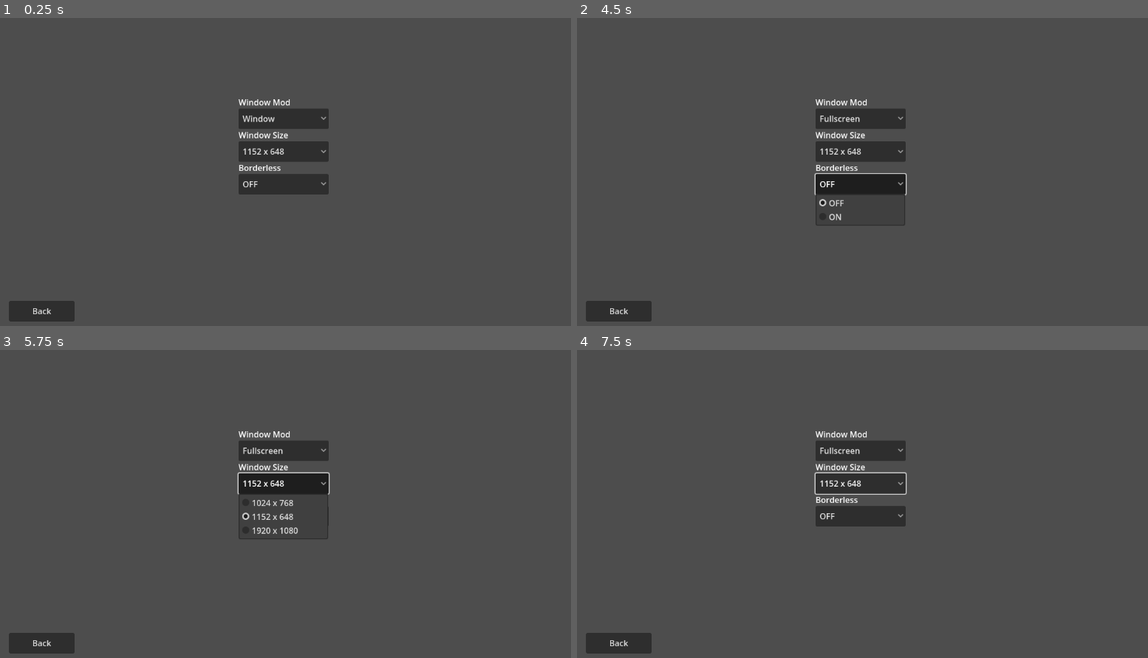
Above: before the commit, frames 1-4 (two rows, left to right).
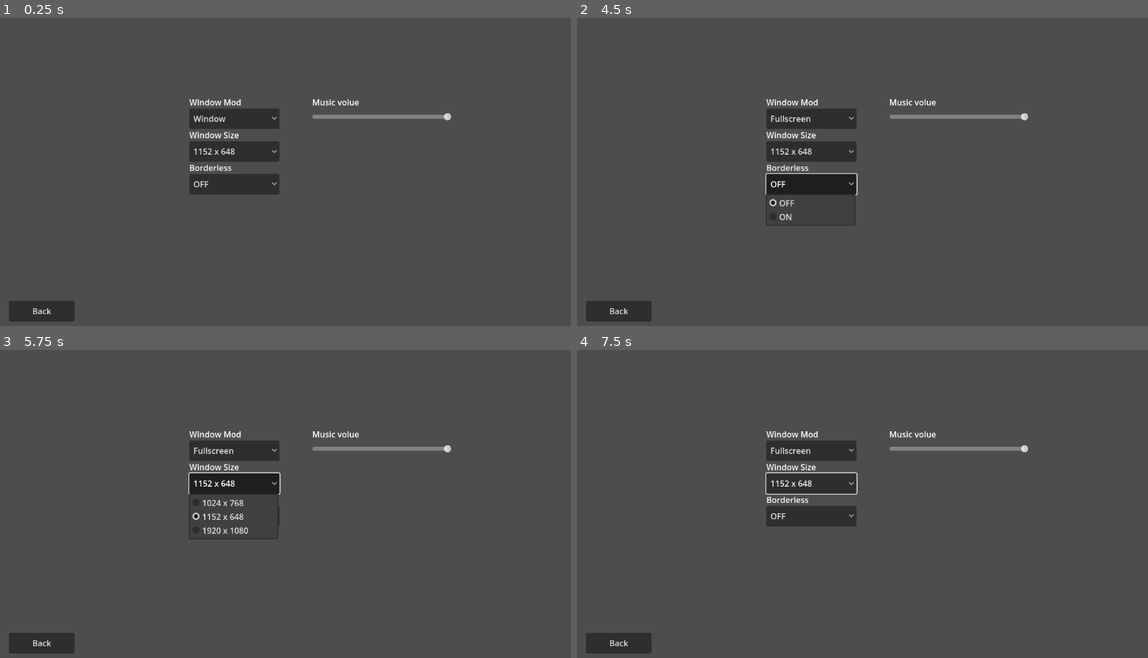
Above: after the commit, the same moments.

Repository: GIRA-AKI/Isekai
Game: Godot game, scene res://setting-manu.tscn
The game is run twice, just before and just after one commit, with the same random seed, the same clock (stepped at 60 frames per second) and the same inputs. This scene is started directly instead of the project's main scene.
Inputs (mouse positions are in pixels of both pictures, inside the frame that each line leads up to):
- Up to frame 1 (0.25 s): no input
- Up to frame 2 (4.5 s): click "Back" at 0.5 s; click (799, 138) at 1.27 s; type "Alex" at 1.35 s; click (799, 181) at 1.5 s; type "12" at 1.58 s; click "Setting" at 2 s; click "Window" at 2.75 s; click "1152 x 648" at 3.5 s; click "OFF" at 4.25 s
- Up to frame 3 (5.75 s): click "1152 x 648" at 5 s
- Up to frame 4 (7.5 s): click "OFF" at 5.75 s; click "1152 x 648" at 6.5 s; click "OFF" at 7.25 s

The runs differ from the first frame. In frame 1, 4.4% of the frame differs, in the area x 33-80%, y 26-58%; in frame 2, 4.7%, in the area x 32-80%, y 26-68%; in frame 3, 3.9%; in frame 4, 4.5%.

Commit message:
bg song & update lobby

Diff:
--- /dev/null
+++ b/bgm.tscn
@@ -0,0 +1,10 @@
+[gd_scene load_steps=2 format=3 uid="uid://bumpj1mv2rmxs"]
+
+[ext_resource type="AudioStream" uid="uid://cwcaj4m25fp0p" path="res://Medieval Flute Relaxing Music.mp3" id="2_hri46"]
+
+[node name="BGM" type="Node"]
+
+[node name="AudioStreamPlayer" type="AudioStreamPlayer" parent="."]
+stream = ExtResource("2_hri46")
+autoplay = true
+parameters/looping = true
--- a/data/Base_system.gd
+++ b/data/Base_system.gd
@@ -1,6 +1,8 @@
 extends Node
 
 var TL
+var bus_name = AudioServer.get_bus_index("Master")
+var vol_bg = 5
 
 # Called when the node enters the scene tree for the first time.
 func _ready() -> void:
@@ -10,8 +12,8 @@
 		TL = 1
 	else:
 		TL = 0
+
 	pass # Replace with function body.
-
 
 # Called every frame. 'delta' is the elapsed time since the previous frame.
 func _process(delta: float) -> void:
--- /dev/null
+++ b/default_bus_layout.tres
@@ -0,0 +1,3 @@
+[gd_resource type="AudioBusLayout" format=3 uid="uid://bxxd0go2q228r"]
+
+[resource]
--- a/lobby.gd
+++ b/lobby.gd
@@ -11,3 +11,12 @@
 # Called every frame. 'delta' is the elapsed time since the previous frame.
 func _process(delta: float) -> void:
 	pass
+
+
+func _on_back_pressed() -> void:
+	get_tree().change_scene_to_file("res://set_new_game.tscn")
+	pass # Replace with function body.
+
+
+func _on_start_pressed() -> void:
+	pass # Replace with function body.
--- a/lobby.tscn
+++ b/lobby.tscn
@@ -13,11 +13,146 @@
 grow_horizontal = 2
 grow_vertical = 2
 
-[node name="Label" type="Label" parent="Control"]
+[node name="name room" type="Label" parent="Control"]
 layout_mode = 0
-offset_left = 104.0
-offset_top = 32.0
+offset_left = 64.0
+offset_top = 40.0
+offset_right = 166.0
+offset_bottom = 63.0
+text = "Room name: "
+
+[node name="room" type="Label" parent="Control"]
+layout_mode = 0
+offset_left = 168.0
+offset_top = 40.0
 offset_right = 280.0
-offset_bottom = 64.0
+offset_bottom = 63.0
+text = "text"
+
+[node name="ip" type="Label" parent="Control"]
+layout_mode = 0
+offset_left = 64.0
+offset_top = 64.0
+offset_right = 240.0
+offset_bottom = 96.0
 text = "ip room"
 vertical_alignment = 1
+
+[node name="player" type="ColorRect" parent="Control"]
+layout_mode = 0
+offset_left = 512.0
+offset_top = 160.0
+offset_right = 960.0
+offset_bottom = 216.0
+color = Color(0.051971, 0.051971, 0.051971, 1)
+
+[node name="name" type="Label" parent="Control/player"]
+layout_mode = 0
+offset_left = 16.0
+offset_right = 200.0
+offset_bottom = 56.0
+text = "name"
+vertical_alignment = 1
+
+[node name="class" type="Label" parent="Control/player"]
+layout_mode = 0
+offset_left = 224.0
+offset_right = 432.0
+offset_bottom = 56.0
+text = "class"
+horizontal_alignment = 1
+vertical_alignment = 1
+
+[node name="player2" type="ColorRect" parent="Control"]
+layout_mode = 0
+offset_left = 512.0
+offset_top = 240.0
+offset_right = 960.0
+offset_bottom = 296.0
+color = Color(0.051971, 0.051971, 0.051971, 1)
+
+[node name="name" type="Label" parent="Control/player2"]
+layout_mode = 0
+offset_left = 16.0
+offset_right = 200.0
+offset_bottom = 56.0
+text = "name"
+vertical_alignment = 1
+
+[node name="class" type="Label" parent="Control/player2"]
+layout_mode = 0
+offset_left = 224.0
+offset_right = 432.0
+offset_bottom = 56.0
+text = "class"
+horizontal_alignment = 1
+vertical_alignment = 1
+
+[node name="player3" type="ColorRect" parent="Control"]
+layout_mode = 0
+offset_left = 512.0
+offset_top = 320.0
+offset_right = 960.0
+offset_bottom = 376.0
+color = Color(0.051971, 0.051971, 0.051971, 1)
+
+[node name="name" type="Label" parent="Control/player3"]
+layout_mode = 0
+offset_left = 16.0
+offset_right = 200.0
+offset_bottom = 56.0
+text = "name"
+vertical_alignment = 1
+
+[node name="class" type="Label" parent="Control/player3"]
+layout_mode = 0
+offset_left = 224.0
+offset_right = 432.0
+offset_bottom = 56.0
+text = "class"
+horizontal_alignment = 1
+vertical_alignment = 1
+
+[node name="player4" type="ColorRect" parent="Control"]
+layout_mode = 0
+offset_left = 512.0
+offset_top = 400.0
+offset_right = 960.0
+offset_bottom = 456.0
+color = Color(0.051971, 0.051971, 0.051971, 1)
+
+[node name="name" type="Label" parent="Control/player4"]
+layout_mode = 0
+offset_left = 16.0
+offset_right = 200.0
+offset_bottom = 56.0
+text = "name"
+vertical_alignment = 1
+
+[node name="class" type="Label" parent="Control/player4"]
+layout_mode = 0
+offset_left = 224.0
+offset_right = 432.0
+offset_bottom = 56.0
+text = "class"
+horizontal_alignment = 1
+vertical_alignment = 1
+
+[node name="back" type="Button" parent="Control"]
+layout_mode = 0
+offset_left = 32.0
+offset_top = 576.0
+offset_right = 160.0
+offset_bottom = 616.0
+text = "<BACK>"
+
+[node name="Start" type="Button" parent="Control"]
+layout_mode = 0
+offset_left = 992.0
+offset_top = 576.0
+offset_right = 1120.0
+offset_bottom = 616.0
+text = "<START>"
+
+[connection signal="pressed" from="Control/back" to="." method="_on_back_pressed"]
+[connection signal="pressed" from="Control/Start" to="." method="_on_start_pressed"]
--- a/project.godot
+++ b/project.godot
@@ -20,6 +20,7 @@
 
 ServiceDiscovery="*res://addons/lan_servers_discovery/servers_discovery.gd"
 BaseSystem="*res://data/Base_system.gd"
+Bgm="*res://bgm.tscn"
 
 [editor_plugins]
 
--- a/setting-manu.tscn
+++ b/setting-manu.tscn
@@ -14,48 +14,54 @@
 grow_vertical = 2
 
 [node name="window text" type="Label" parent="Control"]
-layout_mode = 0
-anchor_left = 0.416667
+layout_mode = 1
+anchors_preset = -1
+anchor_left = 0.333333
 anchor_top = 0.271605
-anchor_right = 0.503472
+anchor_right = 0.420138
 anchor_bottom = 0.307099
 offset_top = 1.52588e-05
 text = "<WIN_MOD>"
 metadata/_edit_use_anchors_ = true
 
 [node name="windon-mod" type="OptionButton" parent="Control"]
-layout_mode = 0
-anchor_left = 0.416667
+layout_mode = 1
+anchors_preset = -1
+anchor_left = 0.333333
 anchor_top = 0.308642
-anchor_right = 0.569444
+anchor_right = 0.48611
 anchor_bottom = 0.37037
 offset_bottom = 1.52588e-05
 selected = 0
 item_count = 2
 popup/item_0/text = "Window"
+popup/item_0/id = 0
 popup/item_1/text = "Fullscreen"
 popup/item_1/id = 1
 metadata/_edit_use_anchors_ = true
 
 [node name="size window text" type="Label" parent="Control"]
-layout_mode = 0
-anchor_left = 0.416667
+layout_mode = 1
+anchors_preset = -1
+anchor_left = 0.333333
 anchor_top = 0.37037
-anchor_right = 0.503472
+anchor_right = 0.420138
 anchor_bottom = 0.405864
 offset_top = 1.52588e-05
 text = "<WIN_SIZE>"
 metadata/_edit_use_anchors_ = true
 
 [node name="size-window" type="OptionButton" parent="Control"]
-layout_mode = 0
-anchor_left = 0.416667
+layout_mode = 1
+anchors_preset = -1
+anchor_left = 0.333333
 anchor_top = 0.407407
-anchor_right = 0.569444
+anchor_right = 0.48611
 anchor_bottom = 0.469136
 selected = 1
 item_count = 3
 popup/item_0/text = "1024 x 768"
+popup/item_0/id = 0
 popup/item_1/text = "1152 x 648"
 popup/item_1/id = 1
 popup/item_2/text = "1920 x 1080"
@@ -63,29 +69,33 @@
 metadata/_edit_use_anchors_ = true
 
 [node name="borderless text" type="Label" parent="Control"]
-layout_mode = 0
-anchor_left = 0.416667
+layout_mode = 1
+anchors_preset = -1
+anchor_left = 0.333333
 anchor_top = 0.469136
-anchor_right = 0.503472
+anchor_right = 0.420138
 anchor_bottom = 0.50463
 text = "<BORDER>"
 metadata/_edit_use_anchors_ = true
 
 [node name="borderless" type="OptionButton" parent="Control"]
-layout_mode = 0
-anchor_left = 0.416667
+layout_mode = 1
+anchors_preset = -1
+anchor_left = 0.333333
 anchor_top = 0.506173
-anchor_right = 0.569444
+anchor_right = 0.48611
 anchor_bottom = 0.567901
 selected = 0
 item_count = 2
 popup/item_0/text = "OFF"
+popup/item_0/id = 0
 popup/item_1/text = "ON"
 popup/item_1/id = 1
 metadata/_edit_use_anchors_ = true
 
 [node name="back" type="Button" parent="Control"]
-layout_mode = 0
+layout_mode = 1
+anchors_preset = -1
 anchor_left = 0.0277778
 anchor_top = 0.888889
 anchor_right = 0.138889
@@ -93,9 +103,25 @@
 text = "<BACK>"
 metadata/_edit_use_anchors_ = true
 
-[node name="Node2D" type="Node2D" parent="."]
+[node name="HSlider" type="HSlider" parent="Control"]
+layout_mode = 0
+offset_left = 624.0
+offset_top = 208.0
+offset_right = 896.0
+offset_bottom = 224.0
+min_value = -30.0
+max_value = 5.0
+
+[node name="Label" type="Label" parent="Control"]
+layout_mode = 0
+offset_left = 624.0
+offset_top = 176.0
+offset_right = 716.0
+offset_bottom = 199.0
+text = "Music volue"
 
 [connection signal="item_selected" from="Control/windon-mod" to="." method="_on_windonmod_item_selected"]
 [connection signal="item_selected" from="Control/size-window" to="." method="_on_sizewindow_item_selected"]
 [connection signal="item_selected" from="Control/borderless" to="." method="_on_borderless_item_selected"]
 [connection signal="pressed" from="Control/back" to="." method="_on_back_pressed"]
+[connection signal="value_changed" from="Control/HSlider" to="." method="_on_h_slider_value_changed"]
--- a/setting_manu.gd
+++ b/setting_manu.gd
@@ -1,8 +1,13 @@
 extends Node
 
+var bus = AudioBusLayout.new()
 
 # Called when the node enters the scene tree for the first time.
 func _ready() -> void:
+	bus = load("res://default_bus_layout.tres")
+	#AudioServer.set_bus_volume_db(BaseSystem.bus_name,5)
+	AudioServer.set_bus_volume_db(BaseSystem.bus_name,BaseSystem.vol_bg)
+	$Control/HSlider.value = BaseSystem.vol_bg
 	pass # Replace with function body.
 
 
@@ -42,3 +47,13 @@
 	elif index==2:
 		DisplayServer.window_set_size(Vector2i(1920, 1080))
 	pass # Replace with function body.
+
+
+func _on_h_slider_value_changed(value: float) -> void:
+	BaseSystem.vol_bg = value
+	AudioServer.set_bus_volume_db(BaseSystem.bus_name,value)
+	if value == -10 :
+		AudioServer.set_bus_mute(BaseSystem.bus_name,true)
+	else:
+		AudioServer.set_bus_mute(BaseSystem.bus_name,false)
+	pass # Replace with function body.
Not shown, added: Medieval Flute Relaxing Music.mp3.import
Not shown, added: Medieval Flute Relaxing Music.mp3
